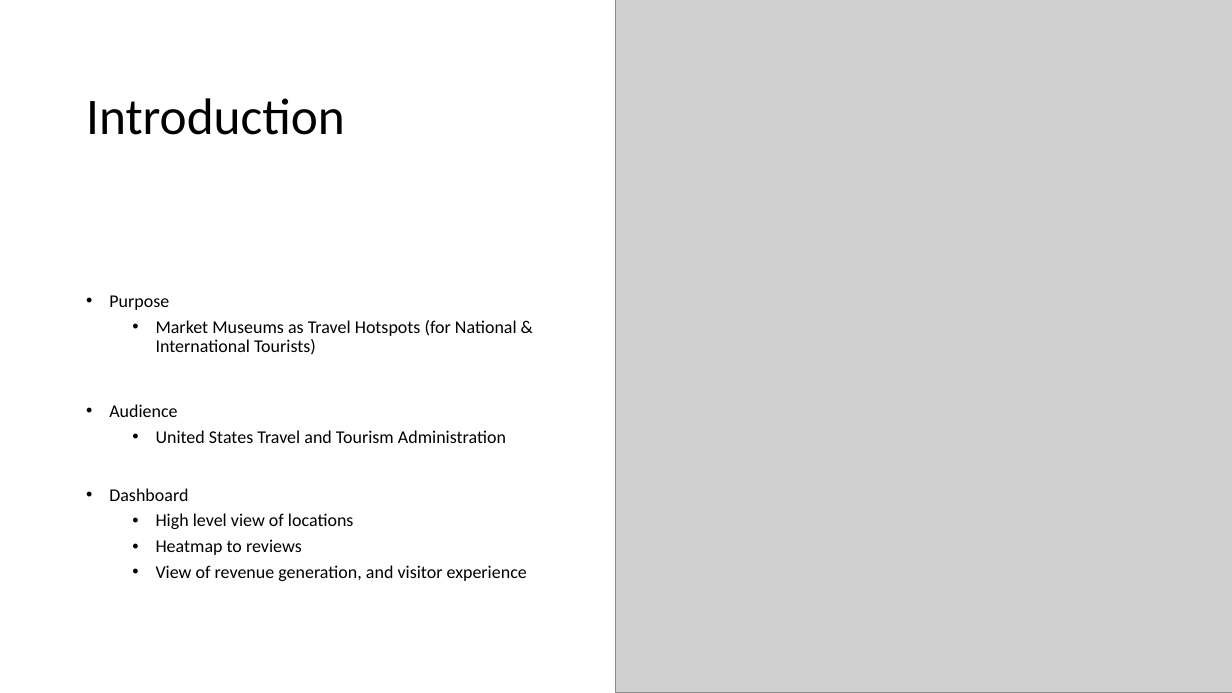
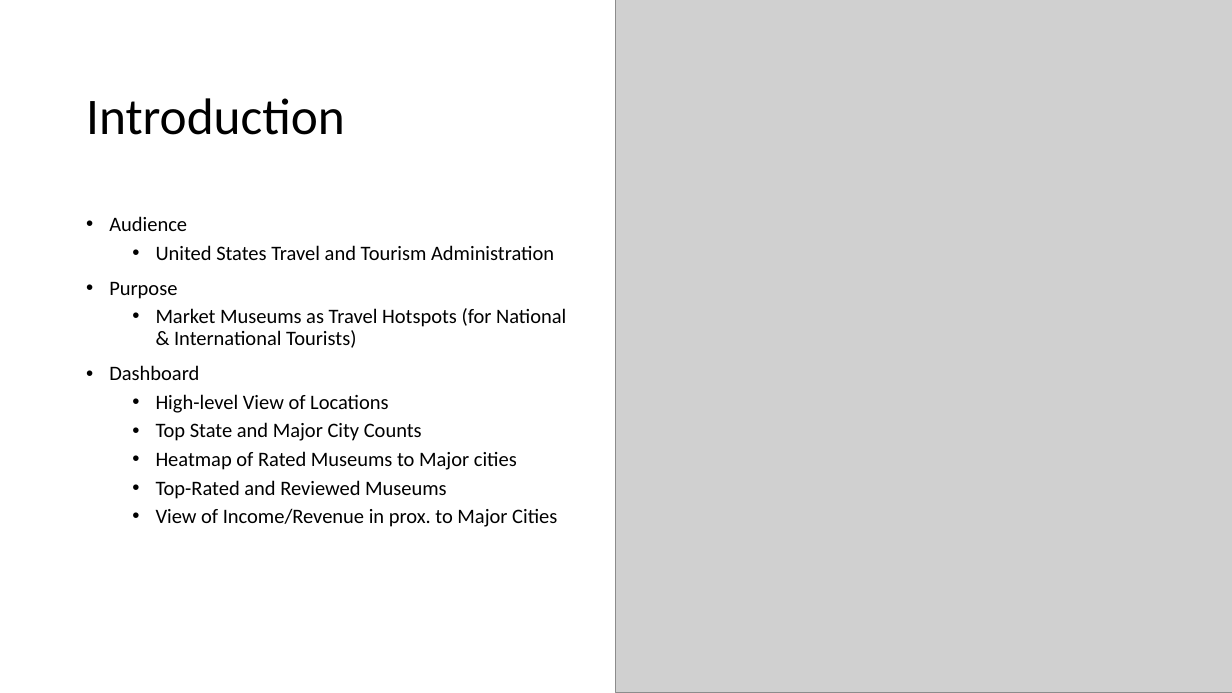
Before and after one commit to JackyUT2023/project3-group8, a slide deck: slide 3 of Project 3 Group 8 - Museums of the United States.pptx. Drawn at 1232x693 pixels with LibreOffice and Linux fonts; fonts in the diff are those of the drawing; grey boxes stand for pictures. Boxes give left, top, right and bottom in pixels: in the first picture for what was removed or moved away, otherwise in the second. Text is boxed around its words. In the diff, an @@ line names an element or a change of style, - is before the commit and + after.

Commit message:
Slide Deck Update

```diff
--- a/Project 3 Group 8 - Museums of the United States.pptx
+++ b/Project 3 Group 8 - Museums of the United States.pptx
@@ text "Audience": place and size @@
-text "Audience" at bbox=[109, 295, 527, 581]
+text "Audience" at bbox=[109, 216, 566, 527]
@@ text at bbox=[109, 216, 554, 260]: paragraphs added @@
+• Audience
+  • United States Travel and Tourism Administration
@@ text at bbox=[109, 282, 566, 380]: size 14 to 16 pt in "Purpose", "Market Museums as Travel Hotspots (for National ...", "Dashboard" @@
@@ text at bbox=[109, 404, 506, 443]: paragraphs removed @@
-• Audience
-  • United States Travel and Tourism Administration
@@ text at bbox=[156, 394, 557, 527]: text changed; size 14 to 16 pt @@
-  • High level view of locations
-  • Heatmap to reviews
-  • View of revenue generation, and visitor experience
+  • High-level View of Locations
+  • Top State and Major City Counts
+  • Heatmap of Rated Museums to Major cities
+  • Top-Rated and Reviewed Museums
+  • View of Income/Revenue in prox. to Major Cities
```
Also in this commit, not shown: 3 other slides changed, 4 slides added, 1 slide removed.
